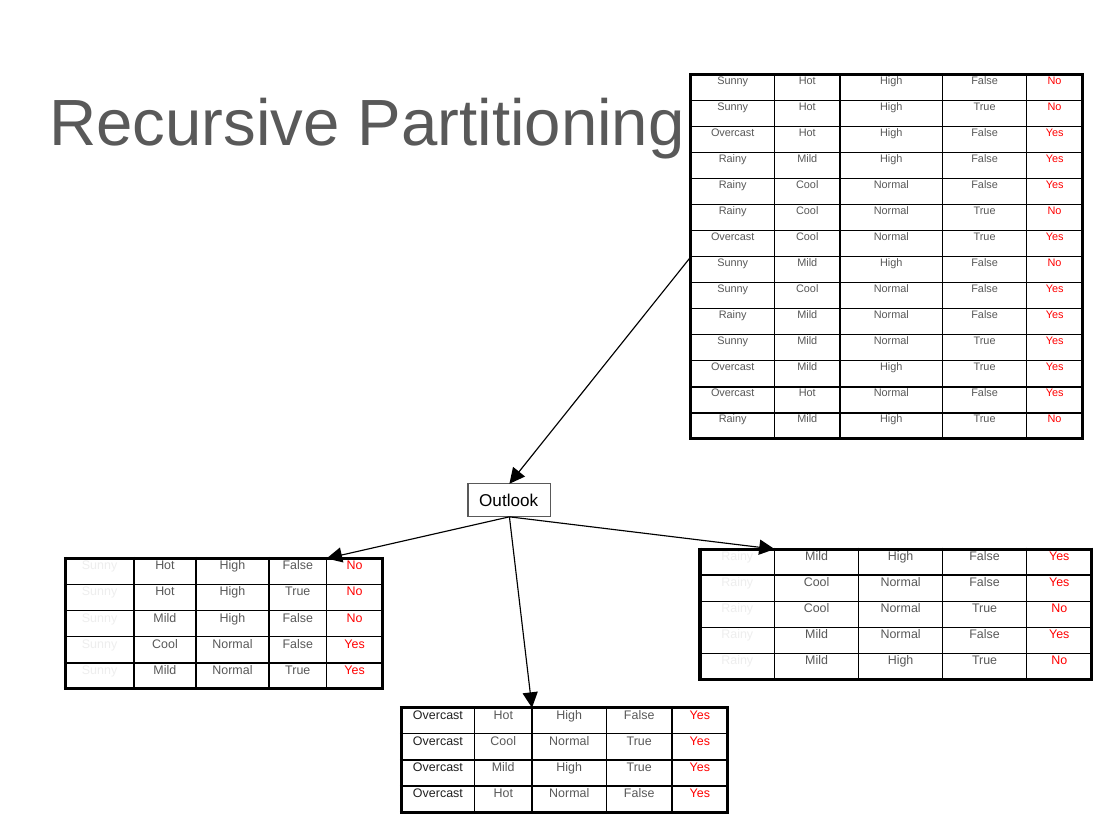
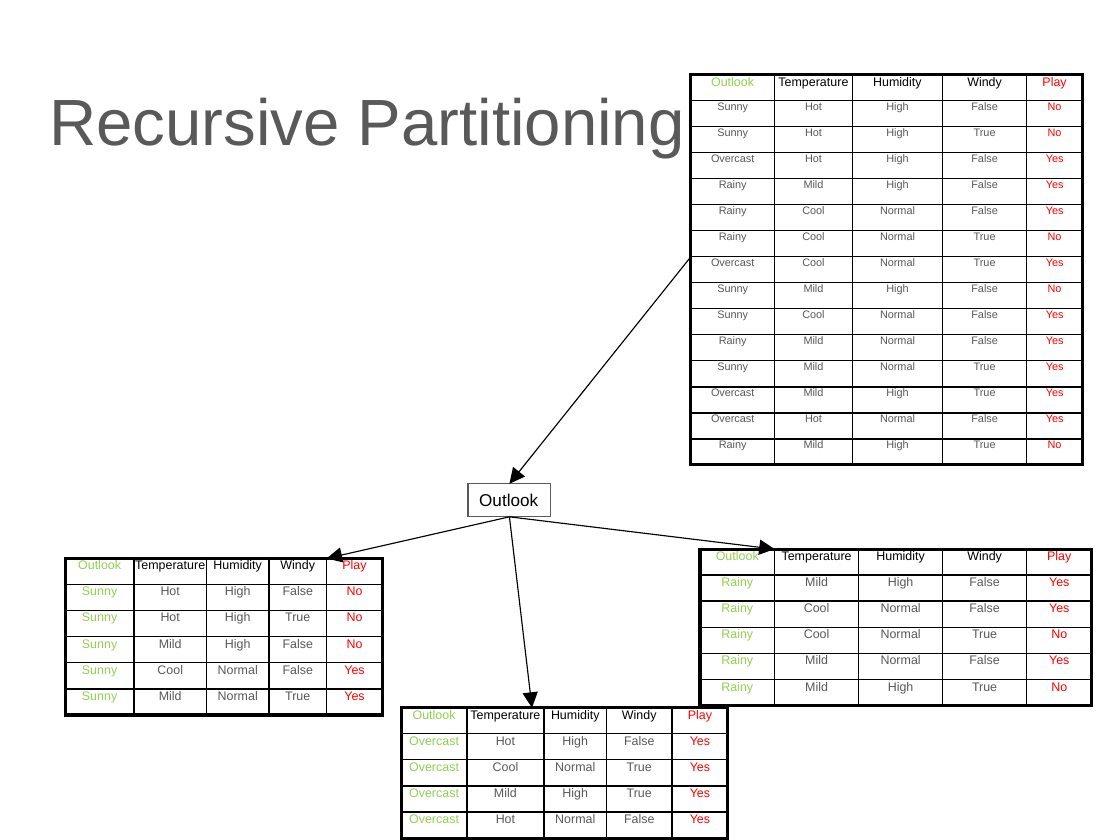
Before and after one commit to lutzhamel/CSC310, a slide deck: slide 21 of notes/06-machine-learning-basics-1.pptx (slide 22 before the commit). Drawn at 1120x840 pixels with LibreOffice and Linux fonts; fonts in the diff are those of the drawing. Boxes give left, top, right and bottom in pixels: in the first picture for what was removed or moved away, otherwise in the second. Text is boxed around its words. In the diff, an @@ line names an element or a change of style, - is before the commit and + after.

```diff
--- a/notes/06-machine-learning-basics-1.pptx
+++ b/notes/06-machine-learning-basics-1.pptx
@@ table at (x1=691, y1=75, x2=1083, y2=466) @@
+row 1: Outlook | Temperature | Humidity | Windy | Play
@@ table at (x1=65, y1=559, x2=382, y2=716) @@
+row 1: Outlook | Temperature | Humidity | Windy | Play
@@ table at (x1=700, y1=549, x2=1092, y2=706) @@
+row 1: Outlook | Temperature | Humidity | Windy | Play
@@ table at (x1=401, y1=708, x2=728, y2=839) @@
+row 1: Outlook | Temperature | Humidity | Windy | Play
```
Also in this commit, not shown: 3 other slides changed, 2 slides added, 3 slides removed, 10 other files.
